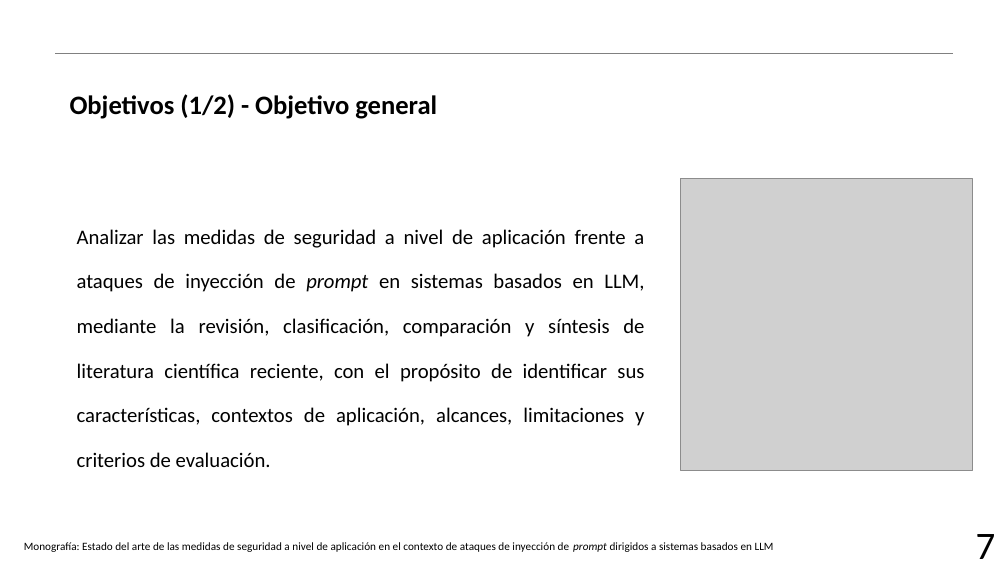
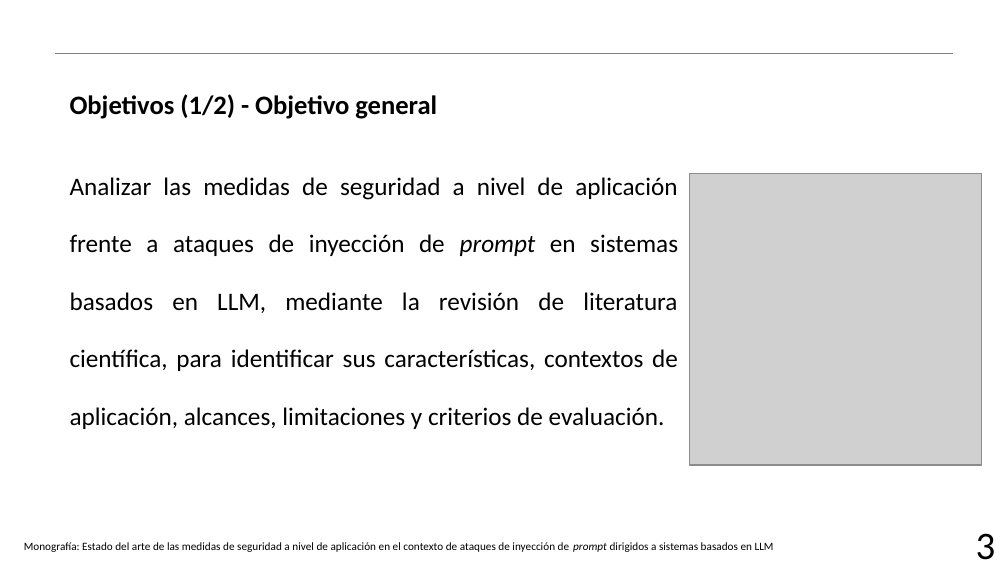
Before and after one commit to AJRx26/semestreVII, a slide deck: slide 4 of proyectoguiado/protocoloRSL/18(RSL)_NunezSanchezAbraham.pptx (slide 3 before the commit). Drawn at 1008x567 pixels with LibreOffice and Linux fonts; fonts in the diff are those of the drawing; grey boxes stand for pictures; background and template pictures are left out. Boxes give left, top, right and bottom in pixels: in the first picture for what was removed or moved away, otherwise in the second. Text is boxed around its words. In the diff, an @@ line names an element or a change of style, - is before the commit and + after.

```diff
--- a/proyectoguiado/protocoloRSL/18(RSL)_NunezSanchezAbraham.pptx
+++ b/proyectoguiado/protocoloRSL/18(RSL)_NunezSanchezAbraham.pptx
@@ text at [70,177,678,429]: text changed; size 14.8 to 18 pt @@
-Analizar las medidas de seguridad a nivel de aplicación frente a ataques de inyección de prompt en sistemas basados en LLM, mediante la revisión, clasificación, comparación y síntesis de literatura científica reciente, con el propósito de identificar sus características, contextos de aplicación, alcances, limitaciones y criterios de evaluación.
+Analizar las medidas de seguridad a nivel de aplicación frente a ataques de inyección de prompt en sistemas basados en LLM, mediante la revisión de literatura científica, para identificar sus características, contextos de aplicación, alcances, limitaciones y criterios de evaluación.
@@ picture: place and size @@
-picture at [680,178,972,470]
+picture at [689,173,981,465]
@@ text at [976,533,996,560]: text changed @@
-7
+3
```
Also in this commit, not shown: 16 other slides changed, 6 slides added, 1 slide removed, 5 other files.
